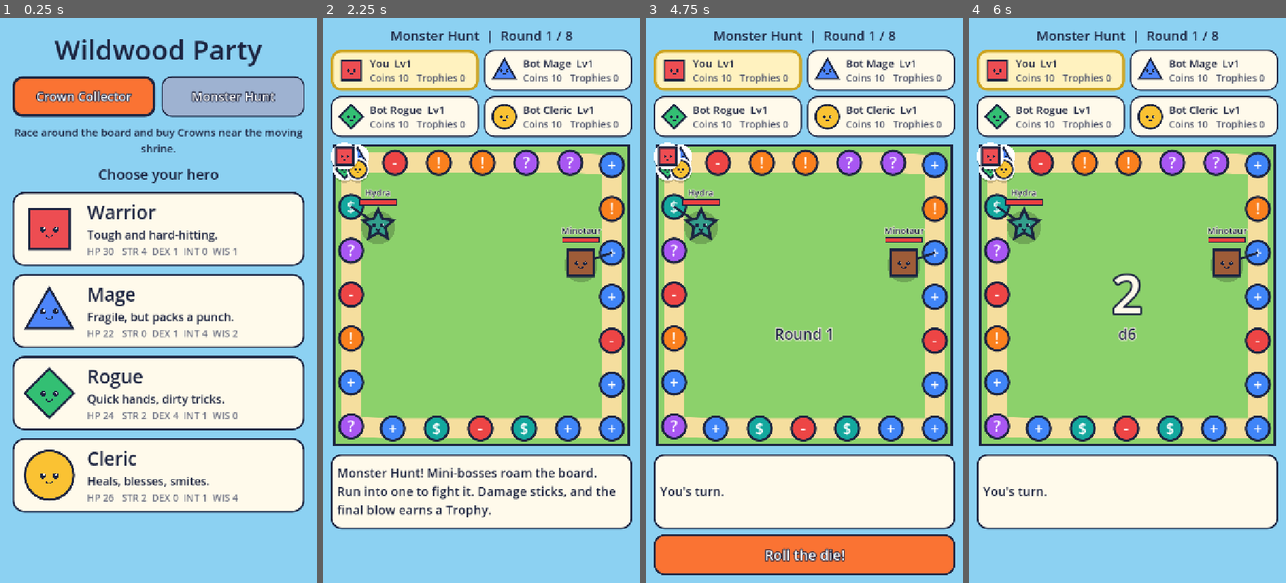
Above: before the commit, frames 1-4 (left to right).
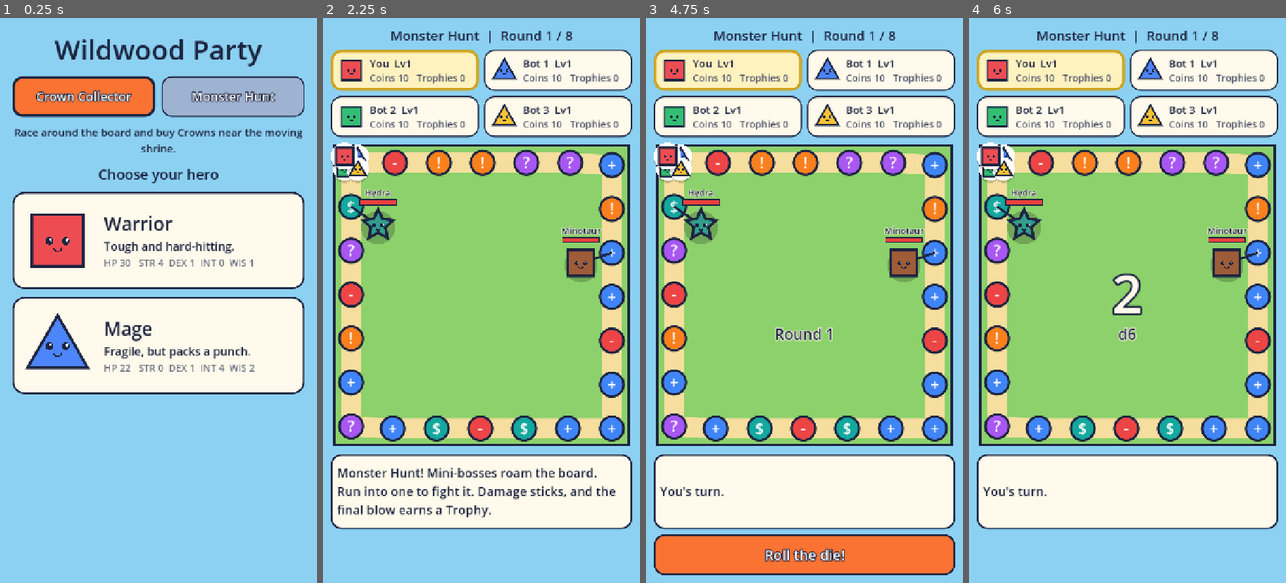
Above: after the commit, the same moments.

Repository: Kmad666/Claude-test
Game: Godot game, scene res://main.tscn
Two runs of this game, one before a commit and one after it. Both use one fixed random seed, a clock stepped at 60 frames per second and the inputs below.
Inputs (mouse positions are in pixels of both pictures, inside the frame that each line leads up to):
- Up to frame 1 (0.25 s): no input
- Up to frame 2 (2.25 s): click "Crown Collector" at 0.5 s; click "Monster Hunt" at 1.25 s; click (481, 227) at 2.02 s
- Up to frame 3 (4.75 s): tap Enter at 2.75, 4.25 s; move the mouse to (874, 272) at 2.77 s; click (874, 272) at 2.92 s; tap Space at 3.5 s; move the mouse to (741, 328) at 3.52 s; click (741, 328) at 3.67 s; move the mouse to (836, 176) at 4.27 s; click (836, 176) at 4.42 s
- Up to frame 4 (6 s): click "Roll the die!" at 5 s; tap Space at 5.75 s; move the mouse to (1111, 413) at 5.77 s; click (1111, 413) at 5.92 s

The runs differ from the first frame. In frame 1, 30% of the frame differs, in the area x 4-96%, y 33-88%; in frame 2, 0.9%; in frame 3, 0.9%; in frame 4, 0.9%.

Commit message:
Remove Rogue and Cleric; per-player token colors; add feature roadmap
Co-Authored-By: Claude Opus 5.5 <noreply@anthropic.com>
Claude-Session: https://claude.ai/code/session_01RR5QZXycA36fifo4LEsoYf

Diff:
--- a/scripts/battle_screen.gd
+++ b/scripts/battle_screen.gd
@@ -49,8 +49,8 @@
 	var foe_data := battle.monster
 	foe_icon = ShapeIcon.new(foe_data["shape"], foe_data["color"], 230)
 	arena.add_child(foe_icon)
-	var hero_data: Dictionary = Data.CLASSES[_hero_class()]
-	hero_icon = ShapeIcon.new(hero_data["shape"], hero_data["color"], 250)
+	var hero_data: Dictionary = Data.CLASSES[battle.player["cls"]]
+	hero_icon = ShapeIcon.new(hero_data["shape"], battle.player["color"], 250)
 	arena.add_child(hero_icon)
 
 	foe_info = _info_panel(battle.mon_name)
@@ -249,10 +249,3 @@
 	panel.set_meta("bar", bar)
 	panel.set_meta("hp", hp)
 	return panel
-
-
-func _hero_class() -> String:
-	for p in Game.players:
-		if p["name"] == battle.hero_name:
-			return p["cls"]
-	return "Warrior"
--- a/scripts/board_screen.gd
+++ b/scripts/board_screen.gd
@@ -50,7 +50,7 @@
 	for i in Game.players.size():
 		var p := Game.players[i]
 		var data := Game.class_data(p)
-		var t := Token.new(data["shape"], data["color"])
+		var t := Token.new(data["shape"], p["color"])
 		board.add_child(t)
 		tokens.append(t)
 	board.layout_changed.connect(_place_tokens)
@@ -450,7 +450,7 @@
 		var row := HBoxContainer.new()
 		row.add_theme_constant_override("separation", 10)
 		panel.add_child(row)
-		row.add_child(ShapeIcon.new(data["shape"], data["color"], 64))
+		row.add_child(ShapeIcon.new(data["shape"], p["color"], 64))
 		var info := VBoxContainer.new()
 		info.size_flags_horizontal = Control.SIZE_EXPAND_FILL
 		info.add_theme_constant_override("separation", 0)
--- a/scripts/data.gd
+++ b/scripts/data.gd
@@ -2,7 +2,12 @@
 extends RefCounted
 ## Static game content: hero classes, monsters, and skill-check events.
 
-static var CLASS_ORDER: Array[String] = ["Warrior", "Mage", "Rogue", "Cleric"]
+## Each player gets their own token color; the class decides the shape.
+static var PLAYER_COLORS: Array[Color] = [
+	Color(0.93, 0.30, 0.32), Color(0.30, 0.52, 0.98), Color(0.20, 0.75, 0.45), Color(0.98, 0.76, 0.20),
+]
+
+static var CLASS_ORDER: Array[String] = ["Warrior", "Mage"]
 
 static var CLASSES: Dictionary = {
 	"Warrior": {
@@ -29,32 +34,6 @@
 			{"name": "Arcane Blast", "kind": "attack", "power": 14, "acc": 60},
 			{"name": "Frost Hex", "kind": "weaken", "acc": 90},
 			{"name": "Mana Shield", "kind": "guard"},
-		],
-	},
-	"Rogue": {
-		"shape": "diamond",
-		"color": Color(0.20, 0.75, 0.45),
-		"hp": 24,
-		"stats": {"STR": 2, "DEX": 4, "INT": 1, "WIS": 0},
-		"blurb": "Quick hands, dirty tricks.",
-		"moves": [
-			{"name": "Stab", "kind": "attack", "power": 7, "acc": 95},
-			{"name": "Backstab", "kind": "attack", "power": 12, "acc": 70},
-			{"name": "Poison Dart", "kind": "poison", "power": 3, "acc": 90},
-			{"name": "Smoke Bomb", "kind": "guard"},
-		],
-	},
-	"Cleric": {
-		"shape": "circle",
-		"color": Color(0.98, 0.76, 0.20),
-		"hp": 26,
-		"stats": {"STR": 2, "DEX": 0, "INT": 1, "WIS": 4},
-		"blurb": "Heals, blesses, smites.",
-		"moves": [
-			{"name": "Smite", "kind": "attack", "power": 7, "acc": 90},
-			{"name": "Holy Light", "kind": "attack", "power": 10, "acc": 80},
-			{"name": "Bless", "kind": "buff"},
-			{"name": "Heal", "kind": "heal", "amount": 10, "uses": 2},
 		],
 	},
 }
--- a/scripts/game.gd
+++ b/scripts/game.gd
@@ -47,9 +47,13 @@
 func new_game(human_class: String) -> void:
 	players.clear()
 	players.append(_make_player("You", human_class, true))
-	for cls in Data.CLASS_ORDER:
-		if cls != human_class:
-			players.append(_make_player("Bot " + cls, cls, false))
+	# Three bots, alternating classes starting with the one you didn't pick.
+	var other := Data.CLASS_ORDER[(Data.CLASS_ORDER.find(human_class) + 1) % Data.CLASS_ORDER.size()]
+	var bot_classes: Array[String] = [other, human_class, other]
+	for k in bot_classes.size():
+		players.append(_make_player("Bot %d" % (k + 1), bot_classes[k], false))
+	for i in players.size():
+		players[i]["color"] = Data.PLAYER_COLORS[i % Data.PLAYER_COLORS.size()]
 	round_num = 1
 	_build_board()
 	bosses.clear()
--- a/scripts/results_screen.gd
+++ b/scripts/results_screen.gd
@@ -29,11 +29,11 @@
 		row.add_theme_constant_override("separation", 16)
 		panel.add_child(row)
 		row.add_child(UI.label(PLACES[i], 36))
-		row.add_child(ShapeIcon.new(data["shape"], data["color"], 90))
+		row.add_child(ShapeIcon.new(data["shape"], p["color"], 90))
 		var info := VBoxContainer.new()
 		info.size_flags_horizontal = Control.SIZE_EXPAND_FILL
 		row.add_child(info)
-		info.add_child(UI.label(p["name"], 32))
+		info.add_child(UI.label("%s (%s)" % [p["name"], p["cls"]], 32))
 		var score_line := "%d %s   %d Coins" % [Game.score(p), Game.score_name(), p["coins"]]
 		info.add_child(UI.label(score_line, 26, UI.INK.lightened(0.25)))
 		col.add_child(panel)
--- a/scripts/setup_screen.gd
+++ b/scripts/setup_screen.gd
@@ -40,7 +40,7 @@
 	var data: Dictionary = Data.CLASSES[cls]
 	var tint: Color = data["color"]
 	var b := Button.new()
-	b.custom_minimum_size = Vector2(0, 168)
+	b.custom_minimum_size = Vector2(0, 220)
 	b.add_theme_stylebox_override("normal", UI.box(UI.PAPER, 26, 4))
 	b.add_theme_stylebox_override("hover", UI.box(UI.PAPER.darkened(0.04), 26, 4))
 	b.add_theme_stylebox_override("pressed", UI.box(tint.lightened(0.55), 26, 6))
@@ -54,7 +54,7 @@
 	row.mouse_filter = Control.MOUSE_FILTER_IGNORE
 	b.add_child(row)
 
-	row.add_child(ShapeIcon.new(data["shape"], tint, 132))
+	row.add_child(ShapeIcon.new(data["shape"], tint, 170))
 	var info := VBoxContainer.new()
 	info.alignment = BoxContainer.ALIGNMENT_CENTER
 	info.size_flags_horizontal = Control.SIZE_EXPAND_FILL
Not shown, changed: README.md
Not shown, added: ROADMAP.md
